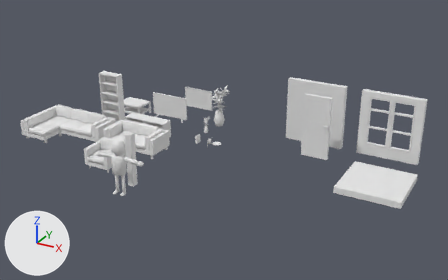
The Blender file models.blend: old version first, new version second.
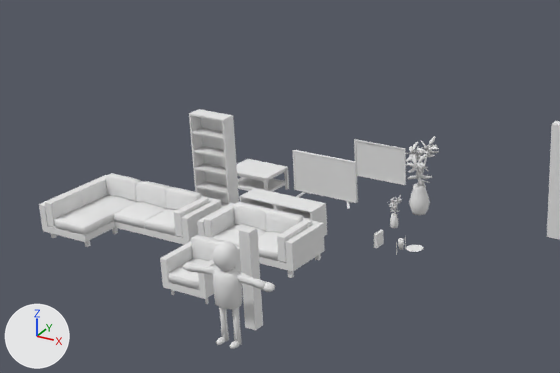
Each version appears first whole from a camera (50 mm lens) standing at (9.31, -15.29, 8.67) and looking at (0.4, 0.91, 0.57), and next in a close-up on the part from 0% to 65% of the width and 5% to 75% of the height. Every picture has the same lights, and +X, +Y and +Z are marked at lower left.

Before the edit, the objects in view are built like this:
```python
me_cube_003 = bpy.data.meshes.new('Cube.003')
me_cube_003.from_pydata(...)  # 318 vertices, 321 faces; spans x -0.485..0.501, y -0.002..1.0, z 0.001..0.843
me_cube_003.materials.append(mat_texture)  # its picture is missing
me_cube_011 = bpy.data.meshes.new('Cube.011')
me_cube_011.from_pydata(...)  # 36 vertices, 26 faces; spans x -0.206..0.157, y 0.0..0.725, z -0.001..0.924
me_cube_011.materials.append(mat_texture)  # its picture is missing
me_cube_012 = bpy.data.meshes.new('Cube.012')
me_cube_012.from_pydata(...)  # 72 vertices, 55 faces, 1 loose edge; spans x -0.15..0.15, y 0.0..0.4, z 0.0..1.98
me_cube_012.materials.append(mat_texture)  # its picture is missing
ob_bookshelf = bpy.data.objects.new('Bookshelf', me_cube_012)
ob_bookshelf.location = (-4.39, 1.27, 0.0)
ob_bookshelf.rotation_euler = (0.0, 0.0, -1.571)  # degrees (0, 0, -90)
_m = ob_bookshelf.modifiers.new('Mirror', 'MIRROR')
_m.use_axis = (False, True, False)
ob_loveseat = bpy.data.objects.new('LoveSeat', me_cube_003)
ob_loveseat.location = (-2.42, 0.0, 0.0)
ob_loveseat.rotation_euler = (0.0, 0.0, -1.571)  # degrees (0, 0, -90)
_m = ob_loveseat.modifiers.new('Mirror', 'MIRROR')
_m.use_axis = (False, True, False)
ob_tv = bpy.data.objects.new('TV', me_cube_011)
ob_tv.location = (-2.96, 2.83, 0.0)
ob_tv.rotation_euler = (0.0, 0.0, -1.571)  # degrees (0, 0, -90)
_m = ob_tv.modifiers.new('Mirror', 'MIRROR')
_m.use_axis = (False, True, False)
_m.use_clip = True
# also in view: 'Model' at (-1.01, -2.73, 0.82); 'PlantLarge' at (-1.05, 3.12, 0.72); 'LazyBoy' at (-2.5, -1.54, 0.42); 'CouchTable' at (-4.45, 2.62, 0.24); 'HeightRef' at (-1.01, -2.16, 0.82)
```
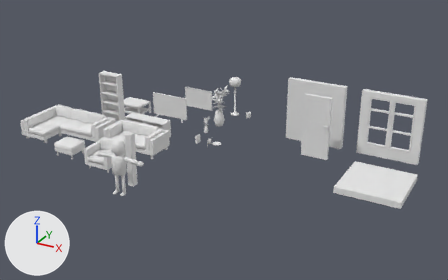
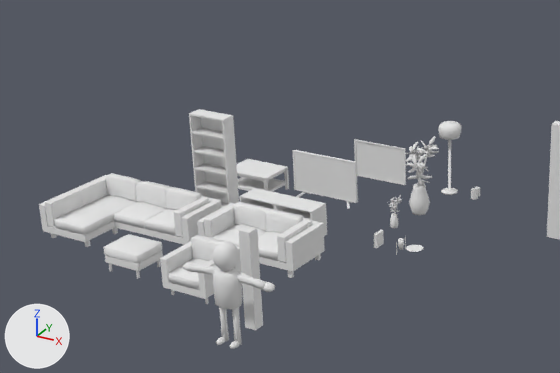
Pixel boxes [x1, y1, x2, y2] of what changed, in the close-ups (560 x 373 px):
'FotStool', added: after [104, 234, 163, 278]
'Lamp', added: after [438, 121, 461, 195]
'WallLamp', added: after [471, 187, 480, 200]

Edits to the bpy script that builds the scene:
```text
Add me_cylinder:
    me_cylinder.from_pydata(...)  # 112 vertices, 100 faces; spans x -0.237..0.237, y -0.237..0.237, z -0.015..1.428
    me_cylinder.polygons.foreach_set('use_smooth', [True] * 100)
    me_cylinder.materials.append(mat_texture)  # its picture is missing
Add me_cylinder_001:
    me_cylinder_001.from_pydata(...)  # 52 vertices, 44 faces; spans x -0.061..0.061, y -0.07..0.154, z -0.1..0.1
    me_cylinder_001.materials.append(mat_texture)  # its picture is missing
Add me_cube_023:
    me_cube_023.from_pydata(...)  # 310 vertices, 246 faces; spans x -0.32..0.316, y -0.374..0.384, z 0.002..0.489
    me_cube_023.materials.append(mat_texture)  # its picture is missing
Add ob_lamp:
    ob_lamp = bpy.data.objects.new('Lamp', me_cylinder)
    ob_lamp.location = (-1.04, 4.41, 0.02)
Add ob_walllamp:
    ob_walllamp = bpy.data.objects.new('WallLamp', me_cylinder_001)
    ob_walllamp.location = (-0.45, 4.33, 0.1)
Add ob_fotstool:
    ob_fotstool = bpy.data.objects.new('FotStool', me_cube_023)
    ob_fotstool.location = (-3.94, -1.57, 0.1)
    ob_fotstool.rotation_euler = (0.0, 0.0, -1.571)  # degrees (0, 0, -90)
```
